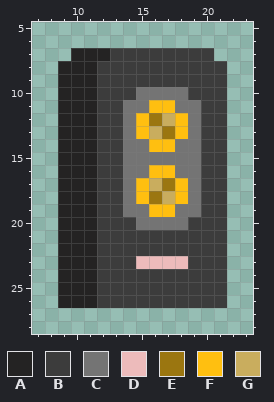
File history of a pixel-art sprite, farmhand/src/assets/icons/sound-off.png. Above is the file before it was changed.
The file is 128x128 pixels, drawn in blocks of 4x4; one block is one cell here. Shown: x 7..23, y 5..28.
Palette (. is transparent): A #242323  B #3c3c3c  C #747474  D #edbbbb  E #9b7610  F #ffbf10  G #c9ad5e
The same view after the edit:
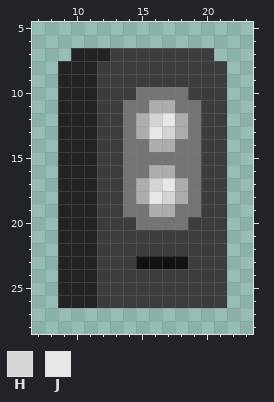
Colours new in this view: H #d5d5d5  J #e7e7e7
The edit:
Colour D changes from #edbbbb to #121212.
Colour F changes from #ffbf10 to #adadad.
Colour H replaces colour E in row 12 at x 16; in row 13 at x 17.
Colour H replaces colour G in row 17 at x 16; in row 18 at x 17.
Colour J replaces colour E in row 17 at x 17; in row 18 at x 16.
Colour J replaces colour G in row 12 at x 17; in row 13 at x 16.
Where, in picture pixels (left, top, right, bottom), the same in both pictures:
changed: (136, 100, 188, 217)
changed: (136, 256, 188, 269)
